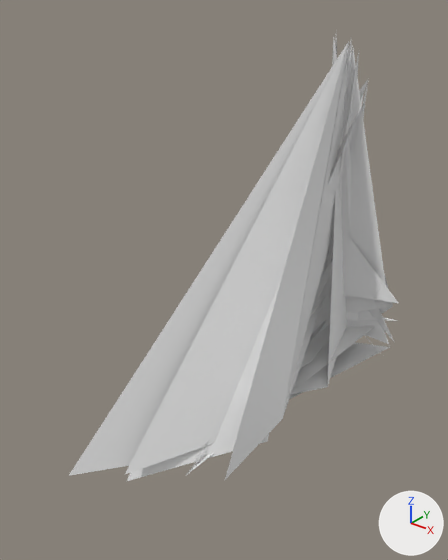
What one commit did to the OBJ model extracted_meshes/Hero025_B63AACBE_v2.obj.
Camera for both pictures: a 50 mm camera at (443.0, -833.0, 570.0) aimed at (-23.0, -252.0, 210.0). The lights are fixed; the arrows at lower right show +X, +Y and +Z. The older version comes first. Where no turn or scale is listed for an object, it has been applied to the vertices. Vertices at exactly the same position are counted once.

Script lines for the objects in view, before the commit:
```python
me_hero025_b63aacbe_v2 = bpy.data.meshes.new('Hero025_B63AACBE_v2')
me_hero025_b63aacbe_v2.from_pydata(...)  # 438 vertices, 494 faces; spans x -118.0..125.0, y -476.0..31.0, z -31.0..508.0
ob_hero025_b63aacbe_v2 = bpy.data.objects.new('Hero025_B63AACBE_v2', me_hero025_b63aacbe_v2)
ob_hero025_b63aacbe_v2.location = (0.0, 0.0, 0.0)
```
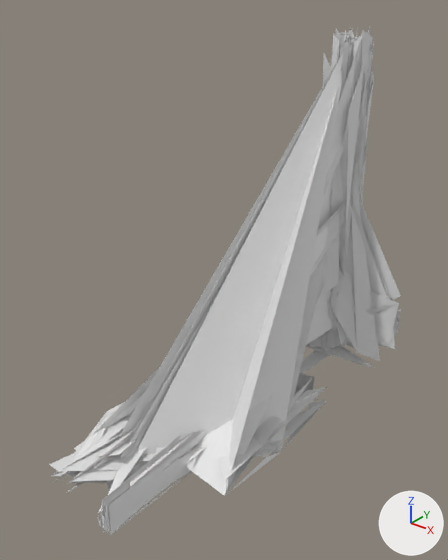
Pixel boxes [x1, y1, x2, y2] of what changed, in the pictures (448 x 560 px):
'Hero025_B63AACBE_v2', reshaped (7% wider, 14% taller)
    before: [69, 36, 398, 481]
    after: [49, 27, 401, 534]
part 1 of me_hero025_b63aacbe_v2, added
    after: [101, 430, 206, 534]
part 2 of me_hero025_b63aacbe_v2, added
    after: [98, 434, 190, 533]
part 3 of me_hero025_b63aacbe_v2, reshaped (mostly hidden before)
    before: [299, 260, 381, 370]
    after: [49, 27, 401, 527]

What the commit changed:
me_hero025_b63aacbe_v2 is used by ob_hero025_b63aacbe_v2; location (0.0, 0.0, 0.0).
me_hero025_b63aacbe_v2 had 438 vertices, 494 faces and spanned x -118.0..125.0, y -476.0..31.0, z -31.0..508.0.
me_hero025_b63aacbe_v2 now has 4737 vertices, 6578 faces and spans x -128.0..128.0, y -509.0..79.0, z -32.0..512.0.
me_hero025_b63aacbe_v2 part 1: a new loose piece of 16 vertices spanning x 0.0..24.0, y -509.0..-122.0, z -24.0..24.0.
me_hero025_b63aacbe_v2 part 2: a new loose piece of 15 vertices spanning x -24.0..0.0, y -509.0..-122.0, z -24.0..24.0.
me_hero025_b63aacbe_v2 part 3: 9 vertices removed from x -45.0..115.0, y -309.0..16.0, z 17.0..453.0; 4244 vertices added at x -128.0..128.0, y -509.0..79.0, z -32.0..512.0.
Other edits to the shape of me_hero025_b63aacbe_v2 do not show in these pictures.
